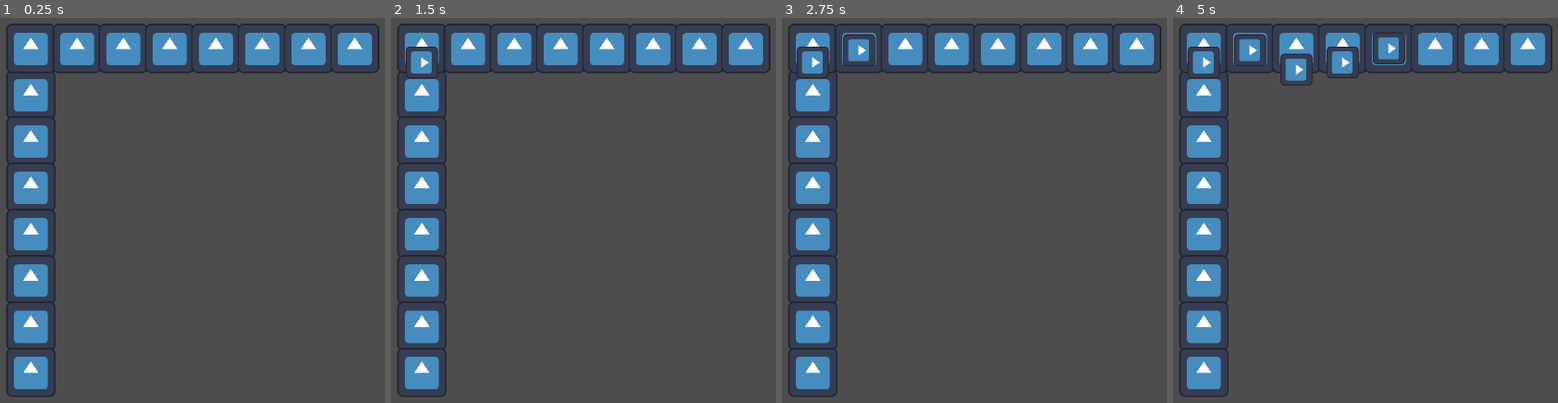
Above: before the commit, frames 1-4 (left to right).
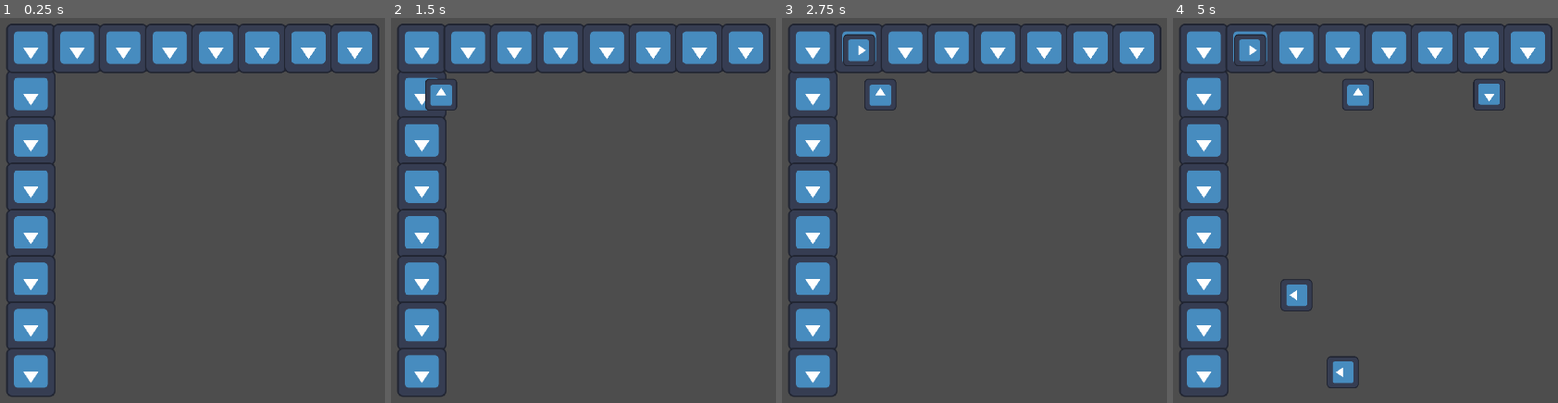
Above: after the commit, the same moments.

Repository: Jotlane/Warehouse-Robot-Game
Game: Godot game, scene res://Scenes/game_manager.tscn
The game is run twice, just before and just after one commit, with the same random seed, the same clock (stepped at 60 frames per second) and the same inputs. The engine's default icon, where the game draws it, is replaced by a stand-in: a white triangle on a blue panel in a dark square.
Inputs (mouse positions are in pixels of both pictures, inside the frame that each line leads up to):
- Up to frame 1 (0.25 s): no input
- Up to frame 2 (1.5 s): tap Enter at 0.5 s; move the mouse to (outside the picture) at 0.52 s; press the mouse at (outside the picture) at 0.53 s; move the mouse to (421, 56) at 1.27 s; release the mouse at (421, 56) at 1.28 s; click (421, 56) at 1.35 s
- Up to frame 3 (2.75 s): move the mouse to (859, 48) at 2.02 s; press the mouse at (859, 48) at 2.03 s
- Up to frame 4 (5 s): move the mouse to (1461, 299) at 2.77 s; release the mouse at (1461, 299) at 2.78 s; click (1461, 299) at 2.85 s; move the mouse to (1296, 68) at 3.52 s; press the mouse at (1296, 68) at 3.53 s; move the mouse to (1342, 56) at 4.27 s; release the mouse at (1342, 56) at 4.28 s; click (1342, 56) at 4.35 s

The runs differ from the first frame. In frame 1, 2.9% of the frame differs, in the area x 3-97%, y 3-97%; in frame 2, 3.6%; in frame 3, 3.4%; in frame 4, 5.7%.

Commit message:
added spawn logic for direction and random

Diff:
--- a/Scenes/dummy_node_to_be_spawned.tscn
+++ b/Scenes/dummy_node_to_be_spawned.tscn
@@ -4,3 +4,4 @@
 
 [node name="DummyNodeToBeSpawned" type="Sprite2D" unique_id=365475798]
 texture = ExtResource("1_t5t6d")
+flip_v = true
--- /dev/null
+++ b/Scenes/obstacle.tscn
@@ -0,0 +1,9 @@
+[gd_scene format=3 uid="uid://c77ex05y7wk6p"]
+
+[ext_resource type="Texture2D" uid="uid://opu0gbd3evfr" path="res://icon.svg" id="1_sl1jc"]
+
+[node name="Obstacle" type="Node2D" unique_id=238841106]
+
+[node name="Sprite2D" type="Sprite2D" parent="." unique_id=1476320525]
+rotation = 0.7400196
+texture = ExtResource("1_sl1jc")
--- a/Scripts/game_manager.gd
+++ b/Scripts/game_manager.gd
@@ -23,22 +23,25 @@
 		instance.position = Vector2(j*Singleton.grid_size,0)
 		grid_instance.add_child(instance)
 
-	#Debug for spawner_grid_to_array
-	#debug_spawner_grid_to_array()
-	#Debug for array_to_spawner_grid
-	#debug_array_to_spawner_grid()
 
 
 # Called every frame. 'delta' is the elapsed time since the previous frame.
 func _process(delta: float) -> void:
 	pass
-var aa = 0
+
 func _on_spawn_timer_timeout() -> void:
 	var robot_instance = robot_scene.instantiate()
-	robot_instance.direction = Vector2.DOWN
-	robot_instance.position = Singleton.grid_index_to_position(Singleton.array_to_spawner_grid(aa))
+	var rng = RandomNumberGenerator.new()
+	var spawner_selected:int = rng.randi_range(0,Singleton.num_columns*2+Singleton.num_rows*2-5)
+	robot_instance.position = Singleton.grid_index_to_position(Singleton.array_to_spawner_grid(spawner_selected))
+	robot_instance.direction = Singleton.get_travel_direction(Singleton.array_to_spawner_grid(spawner_selected))
 	grid_instance.add_child(robot_instance)
-	aa +=1
+
+
+
+
+
+
 
 #DEBUG FUNCTIONS
 func debug_array_to_spawner_grid() ->void:
--- a/Scripts/robot.gd
+++ b/Scripts/robot.gd
@@ -25,3 +25,5 @@
 
 func _on_robot_crash_area_area_entered(area: Area2D) -> void:
 	print("Crash with ", area)
+	Singleton.crash_occurred((position+area.get_parent().position)*0.5)
+	queue_free()
--- a/Scripts/singleton.gd
+++ b/Scripts/singleton.gd
@@ -4,8 +4,14 @@
 var grid_size :int = 120
 var num_rows = 8
 var num_columns = 8
+var grid_obstacles:Array[int] = []
+var obstacle_scene:PackedScene
+
 # Called when the node enters the scene tree for the first time.
 func _ready() -> void:
+	grid_obstacles.resize(num_columns*num_rows)
+	grid_obstacles.fill(0)
+	obstacle_scene = preload("uid://c77ex05y7wk6p")
 	pass # Replace with function body.
 
 # Called every frame. 'delta' is the elapsed time since the previous frame.
@@ -13,8 +19,7 @@
 	pass
 
 func crash_occurred(pos:Vector2) -> void:
-	grid_position_to_index(pos)
-	pass
+	add_obstacle(grid_position_to_array(grid_position_to_index(pos)))
 
 func spawner_grid_to_array(pos:Vector2i) -> int:
 	if (pos.y == 0):
@@ -54,3 +59,24 @@
 
 func array_to_grid_position(idx:int) -> Vector2i:
 	return Vector2i(idx%num_columns,idx/num_columns)
+
+func add_obstacle(idx:int) -> void:
+	if (grid_obstacles[idx]):
+		print("Already occupied with obstacle")
+	else:
+		grid_obstacles[idx] = 1
+		var obstacle_instance = obstacle_scene.instantiate()
+		obstacle_instance.position = grid_index_to_position(array_to_grid_position(idx))
+		grid_instance.add_child(obstacle_instance)
+
+func get_travel_direction(pos:Vector2i)->Vector2:
+	if (pos.y == 0):
+		return Vector2.DOWN
+	elif (pos.x == num_columns-1):
+		return Vector2.LEFT
+	elif (pos.y == num_rows-1):
+		return Vector2.UP
+	elif (pos.x == 0):
+		return Vector2.RIGHT
+	print("get_travel_direction: ", "Invalid position given, going down")
+	return Vector2.DOWN
